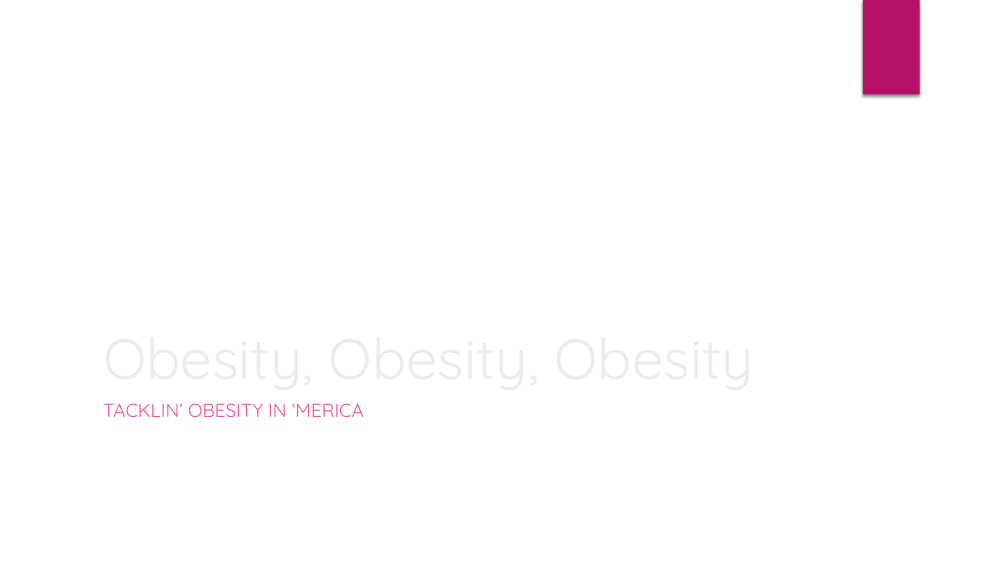
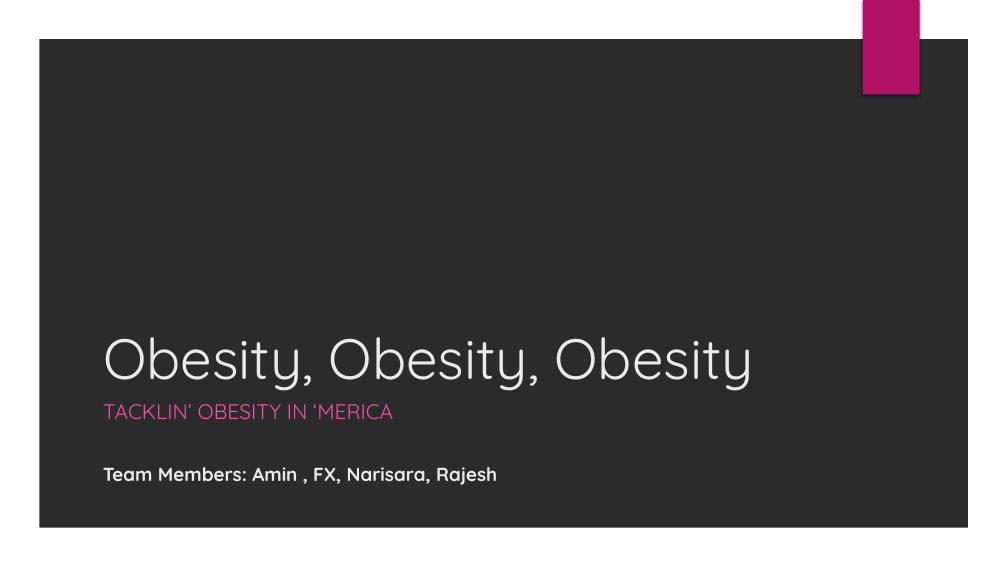
Before and after one commit to rajeshnair1984/Project_Obesity, a slide deck: slide 1 of O3_presentation_V2.pptx. Drawn at 1008x567 pixels with LibreOffice and Linux fonts; fonts in the diff are those of the drawing; background and template pictures are left out; a plain dark background stands for a picture behind light text. Boxes give left, top, right and bottom in pixels: in the first picture for what was removed or moved away, otherwise in the second. Text is boxed around its words. In the diff, an @@ line names an element or a change of style, - is before the commit and + after.

```diff
--- a/O3_presentation_V2.pptx
+++ b/O3_presentation_V2.pptx
@@ freeform shape added at <box>0,0,1008,567</box>, fill #FFFFFF @@
@@ subtitle "TACKLIN’ OBESITY IN ‘MERICA" at <box>103,404,393,419</box>: size 18 to 20 pt @@
@@ text added at <box>103,467,497,485</box>, 18 pt, text #EBEBEB, bold @@
+Team Members: Amin , FX, Narisara, Rajesh
```
Also in this commit, not shown: 3 other slides changed, 1 slide added, 7 other files.
